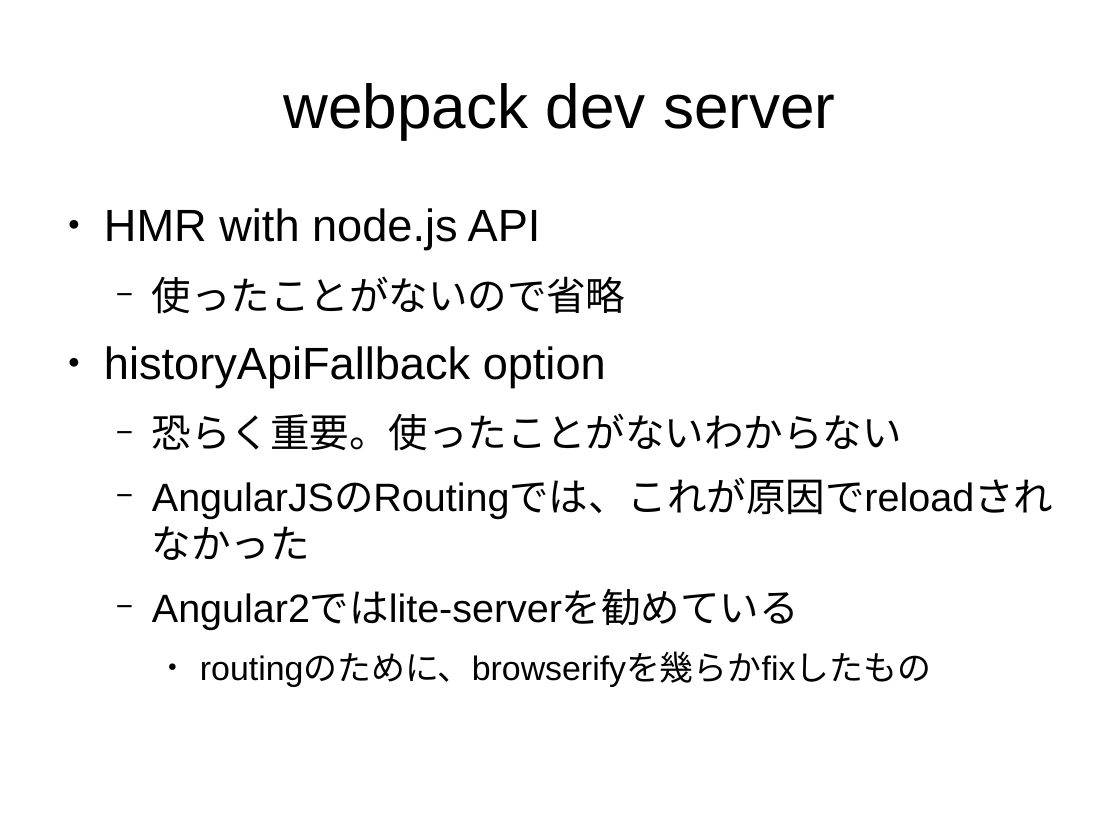
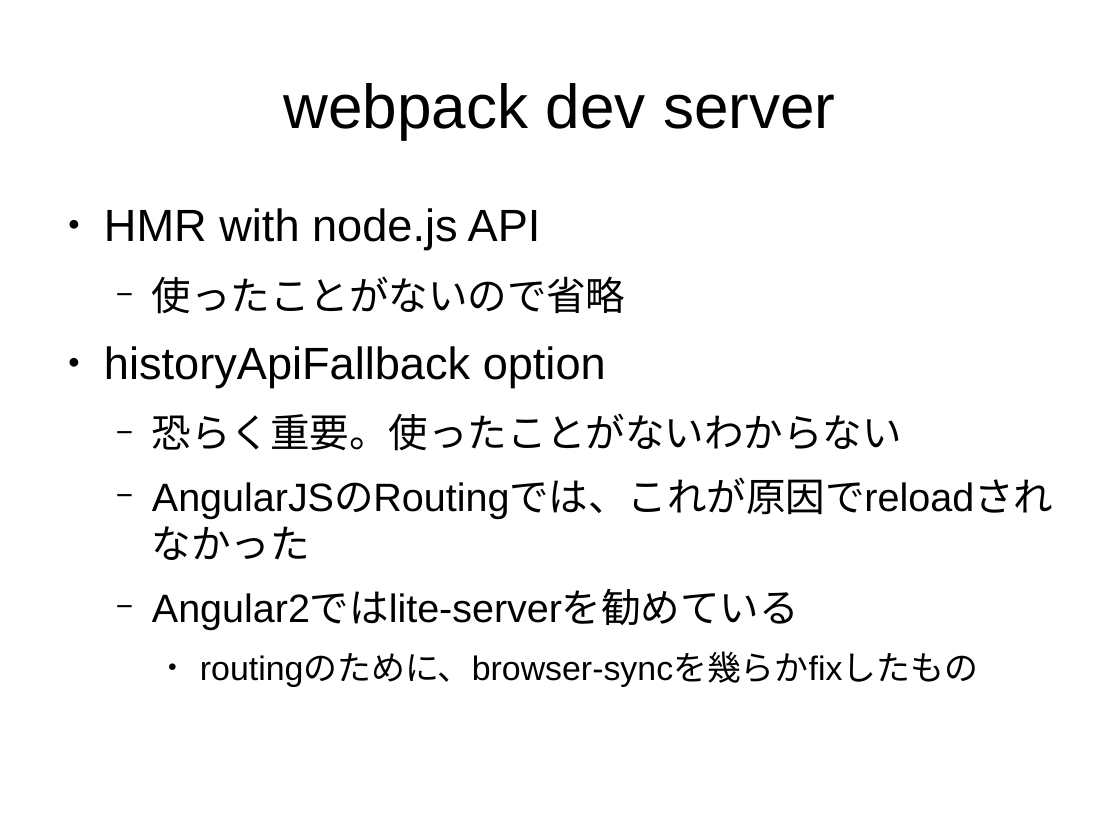
Before and after one commit to sallop/til, a slide deck: slide 11 of webpack入門.odp. Drawn at 1120x840 pixels with LibreOffice and Linux fonts; fonts in the diff are those of the drawing. Boxes give left, top, right and bottom in pixels: in the first picture for what was removed or moved away, otherwise in the second. Text is boxed around its words. In the diff, an @@ line names an element or a change of style, - is before the commit and + after.

```diff
--- a/webpack入門.odp
+++ b/webpack入門.odp
@@ text at box(200, 652, 978, 686): text changed @@
-    ● routingのために、browserifyを幾らかfixしたもの
+    ● routingのために、browser-syncを幾らかfixしたもの
```
Also in this commit, not shown: 2 other slides changed.
